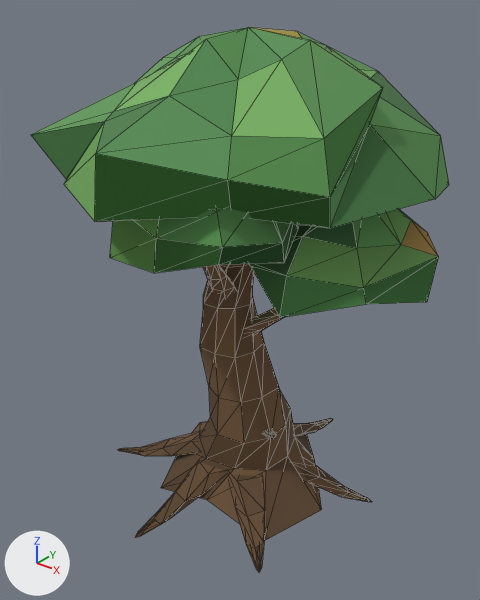
Renders of the glTF model models/terrain/Elder_Tree.glb from each side of a commit.
Both versions are drawn from a 50 mm camera at (9.62, -12.08, 12.91) aimed at (-0.24, 0.25, 5.27). The lights are fixed; the arrows at lower left show +X, +Y and +Z. The older version comes first. Mesh edges are drawn as thin lines. Vertices at exactly the same position are counted once.

The first picture shows 'Elder_Tree'.
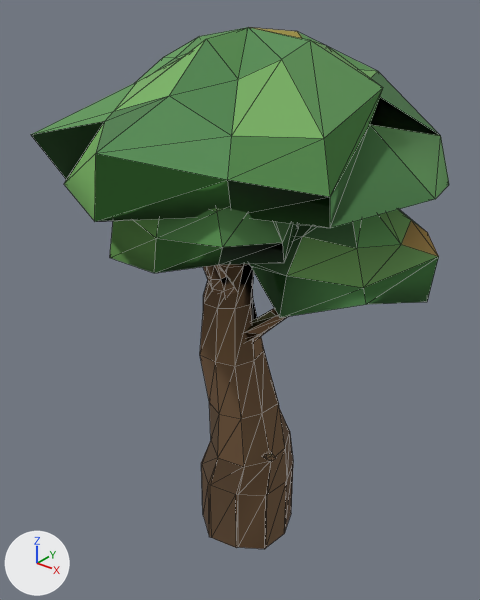
What differs and where, as boxes [x1, y1, x2, y2] in the pictures (480 x 600 px; the box of a moved part takes in the faces that stretch with it):
'Elder_Tree', reshaped: before [31, 27, 449, 572]; after [31, 27, 449, 549]
part 1 of me_elder_tree, moved or reshaped: before [263, 430, 277, 439]; after [262, 453, 276, 461]
part 2 of me_elder_tree, deleted (brown): before [118, 418, 372, 572]
part 3 of me_elder_tree, moved or reshaped: before [161, 297, 322, 541]; after [200, 297, 293, 549]

Patch to the scene script:
```diff
--- a/models/terrain/Elder_Tree.glb.py
+++ b/models/terrain/Elder_Tree.glb.py
@@ me_elder_tree @@
 # used by ob_elder_tree; location = (0.0, 0.0, 0.0)
-me_elder_tree.from_pydata(...)  # 685 vertices, 1267 faces; spans x -4.76..4.77, y -4.82..5.32, z -0.02..11.92
+me_elder_tree.from_pydata(...)  # 570 vertices, 1045 faces; spans x -4.76..4.77, y -4.82..5.32, z -2.0..11.92
+# me_elder_tree part 1: the loose piece of 16 vertices spanning x 0.32..1.59, y -0.71..0.24, z 2.0..2.24 is scaled about its middle by (1, 1, 1.22), then moved by (0.0, 0.0, -0.75)
+# me_elder_tree part 2: 6 loose pieces with 132 vertices, spanning x -3.46..3.68, y -3.83..3.76, z -0.02..0.78, are deleted
+# me_elder_tree part 3: 36 vertices moved from x -0.78..1.44, y -1.24..0.59, z 3.2..5.44 to x -0.78..1.44, y -1.24..0.59, z 2.69..5.42; 28 vertices removed from x -2.39..2.79, y -2.11..2.68, z 0.0..2.0; 45 vertices added at x -1.09..1.39, y -1.23..1.37, z -2.0..1.22
+# other edits to the shape of me_elder_tree do not show in these pictures
 me_elder_tree.materials.append(mat_elder_mat_v3)
```
